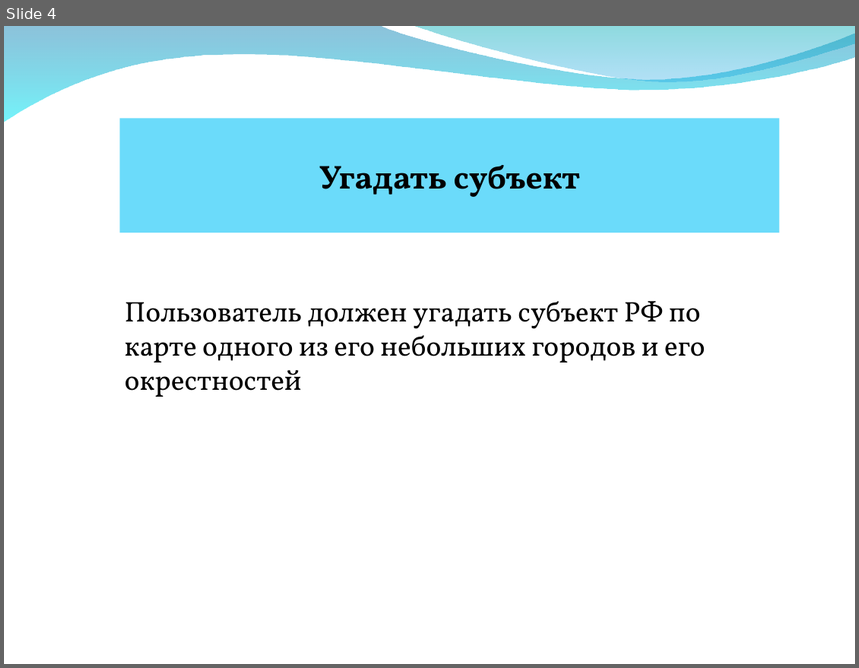
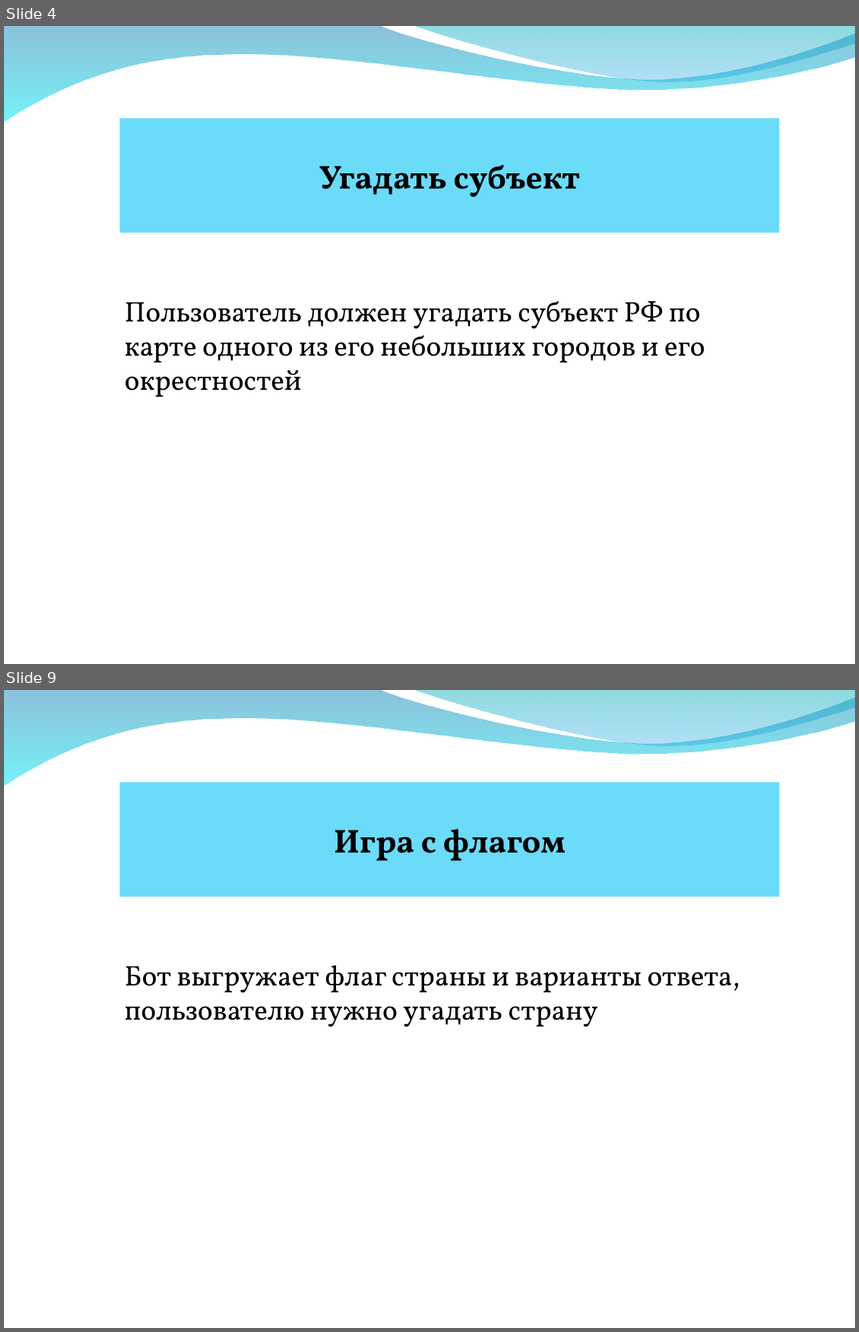
Before and after one commit to AverageEnjoyer2/geobotproject, a slide deck: презентация.ppt. Shown one above the other, each under a label of ours: slide 4 before the commit, slides 4 and 9 after it; the slides between them are not shown. The pictures are 859x668 and 859x1332 pixels, drawn with LibreOffice and Linux fonts; fonts in the diff are those of the drawing; background and template pictures are left out. Boxes give left, top, right and bottom in pixels: in the first picture for what was removed or moved away, otherwise in the second. Text is boxed around its words. In the diff, an @@ line names an element or a change of style, - is before the commit and + after.

Commit message:
Добавлена новая игра и больше вариантов ответа

```diff
--- a/презентация.ppt
+++ b/презентация.ppt
@@ slide 9 added at box(4, 690, 855, 1328), background picture (left out); not listed: 2 template elements that a slide beside it also shows @@
@@ rectangle added at box(120, 782, 779, 897), fill #6BDBFA, 28 pt, text #000000, bold @@
+Игра с флагом
@@ text added at box(125, 965, 740, 1027), 24 pt, text #000000 @@
+Бот выгружает флаг страны и варианты ответа, пользователю нужно угадать страну
```
Also in this commit, not shown: 2 slides changed, 9 other slides added, 3 other files.
